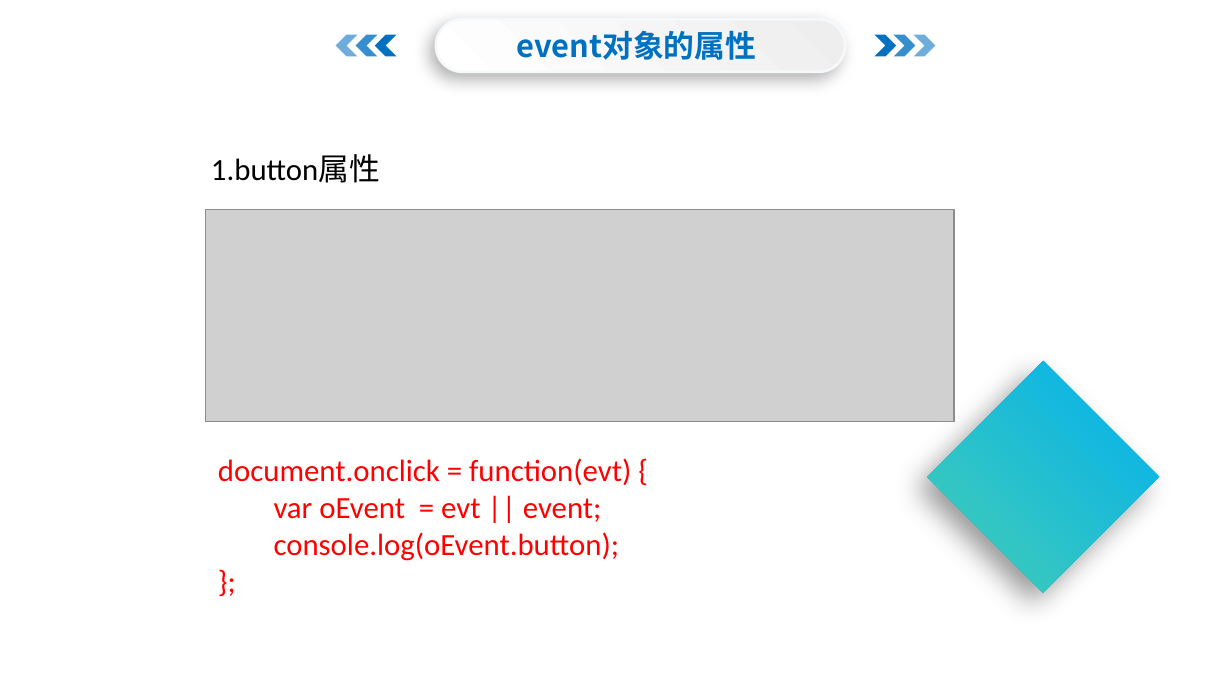
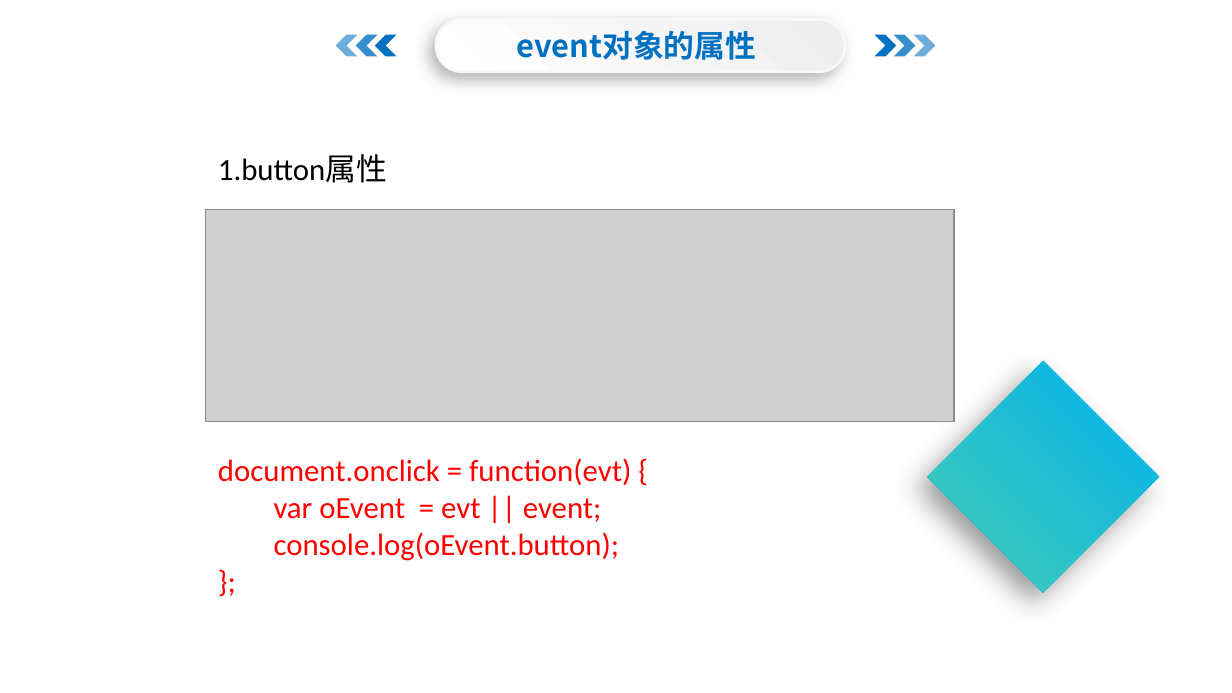
Before and after one commit to menglaoda/webA3, a slide deck: slide 30 of PPT/JS/14JavaScript 事件.pptx. Drawn at 1232x693 pixels with LibreOffice and Linux fonts; fonts in the diff are those of the drawing; grey boxes stand for pictures; background and template pictures are left out. Boxes give left, top, right and bottom in pixels: in the first picture for what was removed or moved away, otherwise in the second. Text is boxed around its words. In the diff, an @@ line names an element or a change of style, - is before the commit and + after.

```diff
--- a/PPT/JS/14JavaScript 事件.pptx
+++ b/PPT/JS/14JavaScript 事件.pptx
@@ text "1.button属性": place and size @@
-text "1.button属性" at (211,154,380,183)
+text "1.button属性" at (218,154,387,183)
```
Also in this commit, not shown: 20 other files.
